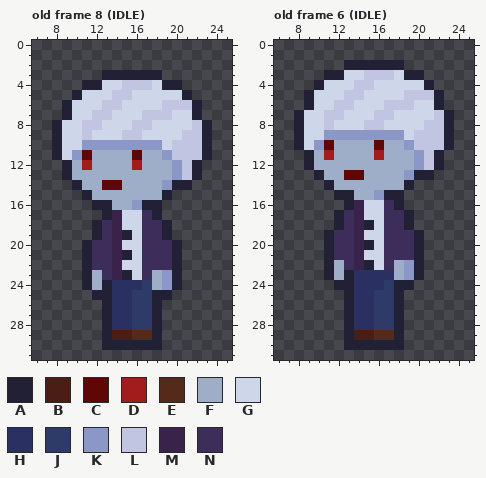
A pixel-art file gets an edit: anotherThreat/aseprite/player.aseprite. The picture above is the old version.
32x32 pixels, 14 frames. Shown: old frame 8 (IDLE): x 6..25, y 0..31; old frame 6 (IDLE): x 6..25, y 0..31. The commit also changed other frames, which this record leaves out.
Palette (. is transparent): A #222034  B #4a1e14  C #5f0707  D #a31c1c  E #542a1b  F #9eaec9  G #ced7e9  H #2a3061  J #2e3a67  K #8b97c6  L #c1c5e1  M #39234b  N #3c2d5a
Pixels before, old frame 8 (IDLE), first column x 8:
 3 .....AAAAAA.....
 4 ...AAGGLLLGAA...
 5 ..AGGGLLGGGGGA..
 6 .AGGGLLGGGGLLLA.
 7 .AGGLLGGGLLLGGA.
 8 AGGLLGGGLLGGGGLA
 9 AGGLGGGLLGGGGLLA
10 AGGKKKKKKKKGLLLA
11 AGKCFFFFCFFKLLLA
12 .AFDFFFFDFFFKLA.
13 .AFFFFFFFFFFKLA.
14 ..AFFCCFFFFKAA..
15 ...AFFFFFFFA....
16 ....AAFFKAA.....
17 .....AMGGNA.....
18 ....ANMGGNNA....
19 ....ANMAGNNA....
20 ...ANNMGGNNNA...
21 ...ANNMAGNNNA...
22 ...ANNMGGNNNA...
23 ...AFNMAGNFKA...
24 ...AFAHHHJFKA...
25 ....AAHHJJAA....
26 .....AHHJJA.....
27 .....AHHJJA.....
28 .....AHHJJA.....
29 .....ABBEEA.....
30 .....AAAAAA.....
Pixels before, old frame 6 (IDLE), first column x 8:
 2 .....AAAAAA.....
 3 ...AAGGLLLGAA...
 4 ..AGGGLLGGGGGA..
 5 .AGGGLLGGGGLLLA.
 6 .AGGLLGGGLLLGGA.
 7 AGGLLGGGLLGGGGLA
 8 AGGLGGGLLGGGGLLA
 9 AGGKKKKKKKKGLLLA
10 AGKCFFFFCFFKLLLA
11 .AFDFFFFDFFFKLA.
12 .AFFFFFFFFFFKLA.
13 ..AFFCCFFFFKAA..
14 ...AFFFFFFFA....
15 ....AAFFKAA.....
16 .....AMGGNA.....
17 ....ANMGGNNA....
18 ....ANMAGNNA....
19 ...ANNMGGNNNA...
20 ...ANNMAGNNNA...
21 ...ANNMGGNNNA...
22 ...AFNMAGNFKA...
23 ...AFAHHHHFKA...
24 ....AAHHHJAA....
25 .....AHHJJA.....
26 .....AHHJJA.....
27 .....AHHJJA.....
28 .....AHHJJA.....
29 .....ABBEEA.....
30 .....AAAAAA.....
Once edited:
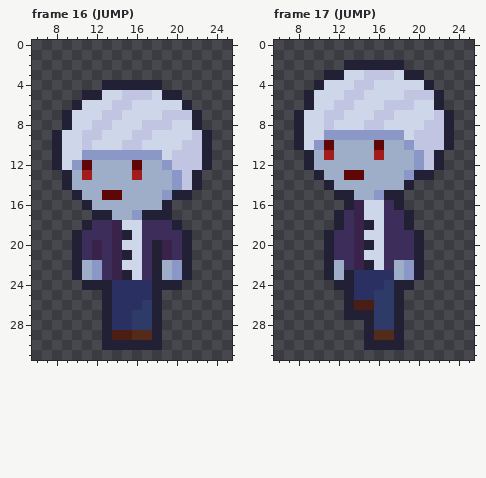
A new or re-ordered frame is compared with the old frame closest to it.
Difference:
frames 14 -> 21
Changed rows in their new state; - is an unchanged pixel.
Frame 16 (JUMP) is new; against old frame 8 (IDLE):
first column x 8:
 3 -----......-----
 4 ---..AAAAAA..---
 5 --.AA-G-LL-AA.--
 6 -.A--G-L---GGA.-
 7 ----G-L--GG-LL--
 8 .A-G-L--G-LL--A.
 9 ----L--G-L---G--
10 ---LGGGLLGG-G---
11 --GKKKKKKKKG----
12 AGKC----C--KL-LA
13 ---D----D-------
14 -AF--FF----FKLA-
15 --AF-CC----KAA--
16 ---AFF--FFFA----
17 ----A-FFKA-A----
18 ---AN------NA---
19 --ANN------NNA--
20 --ANM-----AMNA--
21 --ANM-----AMNA--
22 --AFK-----AFKA--
23 --AFK-----AFKA--
24 ----A----HAA----
25 ----.---HH-.----
26 --------H-------
Frame 17 (JUMP) is new; against old frame 6 (IDLE):
first column x 13:
26 -BB
27 -AA
28 ..A
29 ..A
30 ..-
Changed places in both pictures, as pixel boxes (x1, y1, x2, y2):
changed: (52, 70, 212, 310)
changed: (344, 300, 374, 350)
